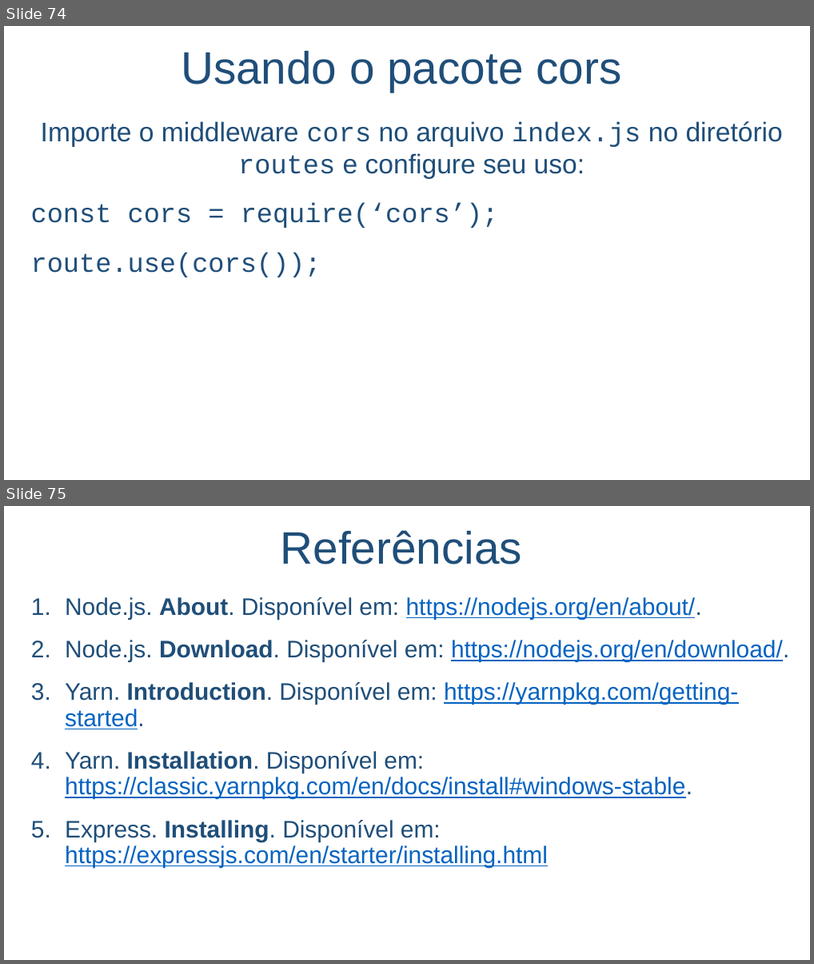
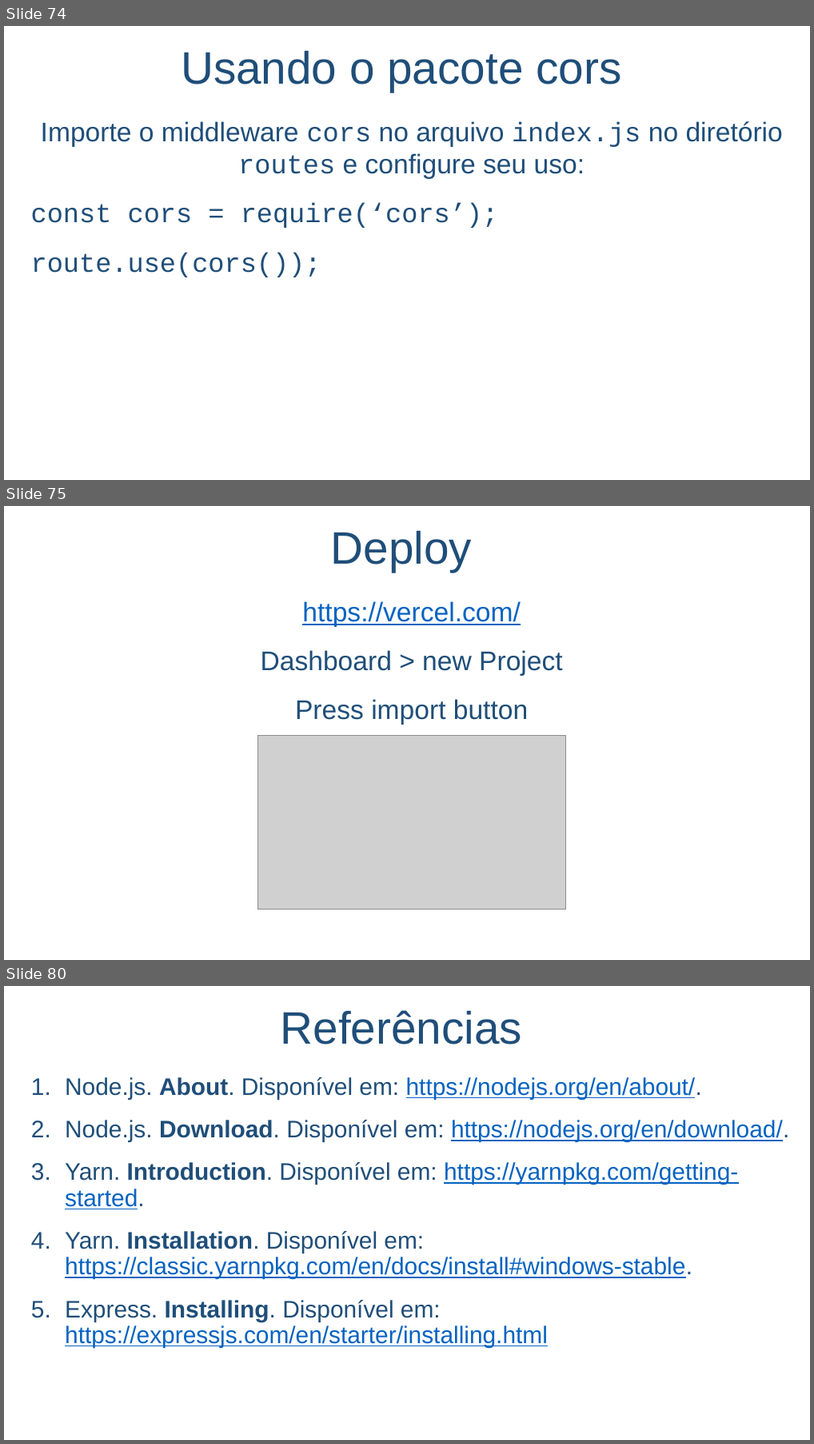
Before and after one commit to salmo-jr/public-slides, a slide deck: node-js.pptx. Shown one above the other, each under a label of ours: slides 74 and 75 before the commit, slides 74, 75 and 80 after it; the slides between them are not shown. The pictures are 814x964 and 814x1444 pixels, drawn with LibreOffice and Linux fonts; fonts in the diff are those of the drawing; grey boxes stand for pictures; background and template pictures are left out. Boxes give left, top, right and bottom in pixels: in the first picture for what was removed or moved away, otherwise in the second. Text is boxed around its words. In the diff, an @@ line names an element or a change of style, - is before the commit and + after.

```diff
--- a/node-js.pptx
+++ b/node-js.pptx
@@ slide 75 added at (x1=4, y1=506, x2=810, y2=960), background picture (left out) @@
@@ text added at (x1=331, y1=531, x2=472, y2=572), 54 pt, text #1F4E79 @@
+Deploy
@@ text added at (x1=261, y1=601, x2=563, y2=724), 32 pt, text #1F4E79 @@
+https://vercel.com/
+Dashboard > new Project
+Press import button
@@ picture added at (x1=258, y1=736, x2=566, y2=909) @@
@@ what was slide 75 is now slide 80 @@
```
Also in this commit, not shown: 4 other slides added, 1 other file.
